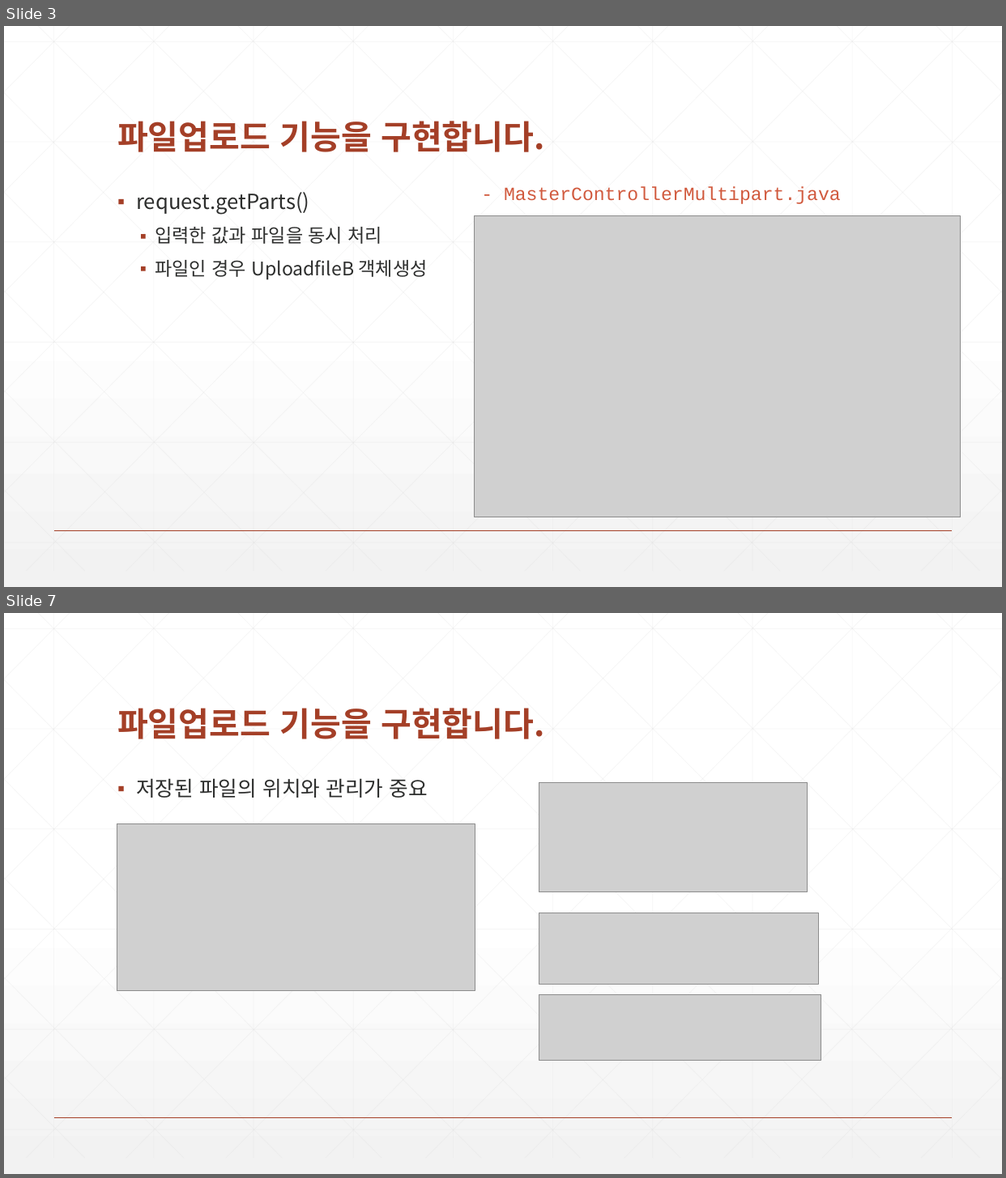
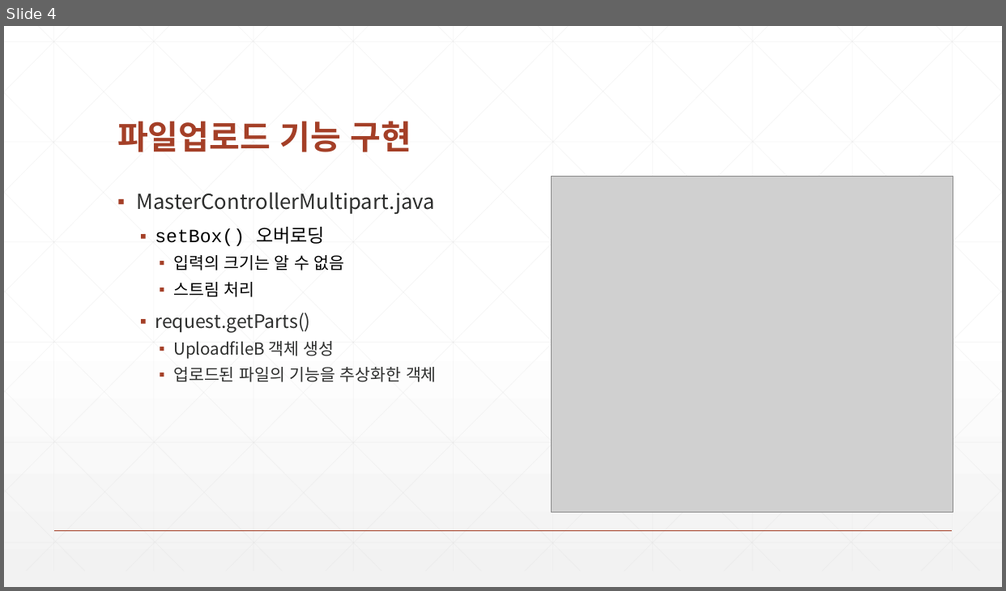
Before and after one commit to zeroshift01/code5, a slide deck: inflearn01/doc/심화_파일업로드기능을구현합니다.pptx. Shown one above the other, each under a label of ours: slides 3 and 7 before the commit, slide 4 after it; the slides between them are not shown. The pictures are 1006x1178 and 1006x591 pixels, drawn with LibreOffice and Linux fonts; fonts in the diff are those of the drawing; grey boxes stand for pictures. Boxes give left, top, right and bottom in pixels: in the first picture for what was removed or moved away, otherwise in the second. Text is boxed around its words. In the diff, an @@ line names an element or a change of style, - is before the commit and + after.

```diff
--- a/inflearn01/doc/심화_파일업로드기능을구현합니다.pptx
+++ b/inflearn01/doc/심화_파일업로드기능을구현합니다.pptx
@@ slide 7 removed at (4,613,1002,1174), background gradient #FFFFFF to #F2F2F2; not listed: 47 template elements that a slide beside it also shows @@
@@ title removed at (117,708,545,739) @@
-파일업로드 기능을 구현합니다.
@@ text removed at (136,778,428,798) @@
-▪ 저장된 파일의 위치와 관리가 중요
@@ picture removed at (539,782,808,892) @@
@@ picture removed at (117,824,475,991) @@
@@ picture removed at (539,914,819,984) @@
@@ picture removed at (539,995,821,1061) @@
@@ what was slide 3 is now slide 4 @@
@@ slide 4 changed as well @@
@@ title at (117,121,412,152): text changed @@
-파일업로드 기능을 구현합니다.
+파일업로드 기능 구현
@@ text at (136,192,435,297): paragraphs added @@
+▪ MasterControllerMultipart.java
+  ▪ setBox() 오버로딩
+    ▪ 입력의 크기는 알 수 없음
+    ▪ 스트림 처리
@@ text removed at (504,187,841,204) @@
-- MasterControllerMultipart.java
@@ picture: place and size @@
-picture at (474,216,961,517)
+picture at (552,177,953,513)
@@ text at (155,313,310,332): size 20 to 18 pt in "request.getParts()"; list level 1 to 2 in "request.getParts()" @@
@@ text at (173,341,437,382): text changed; size 18 to 16 pt @@
-  ▪ 입력한 값과 파일을 동시 처리
-  ▪ 파일인 경우 UploadfileB 객체생성
+    ▪ UploadfileB 객체 생성
+    ▪ 업로드된 파일의 기능을 추상화한 객체
```
Also in this commit, not shown: 4 other slides changed, 6 slides added, 1 other slide removed, 5 other files.
